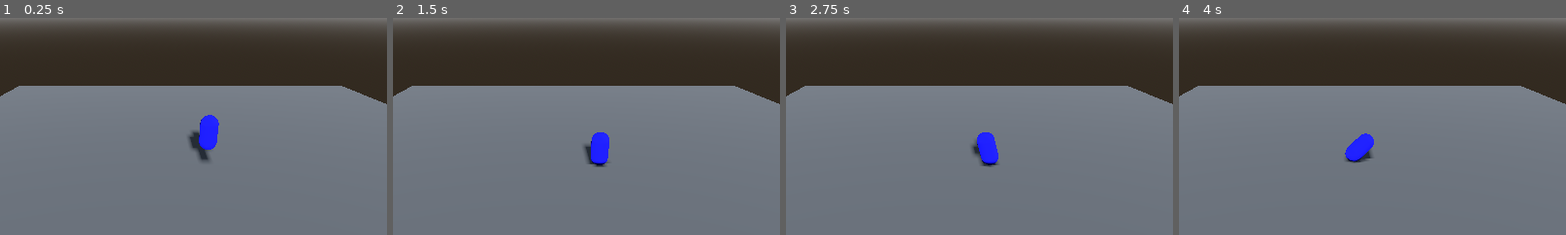
Above: before the commit, frames 1-4 (left to right).
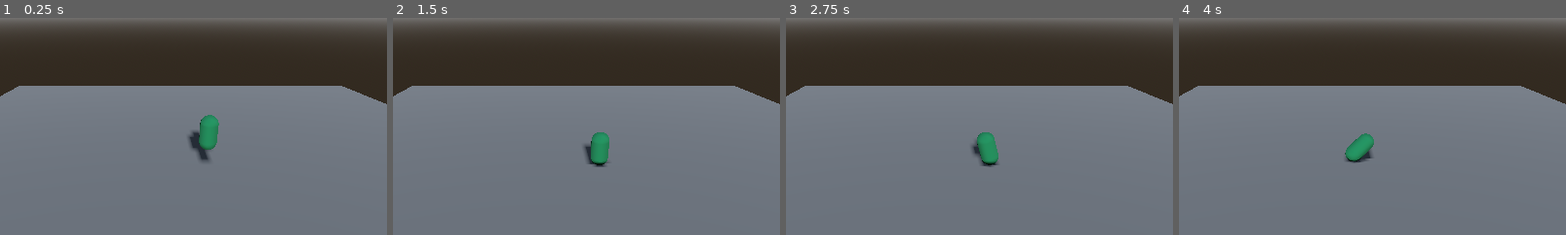
Above: after the commit, the same moments.

Repository: pmdevita/Farmhand
Game: Godot game, scene res://main.tscn
Two runs of this game, one before a commit and one after it. Both use one fixed random seed, a clock stepped at 60 frames per second and the inputs below.
Inputs:
- Up to frame 1 (0.25 s): no input
- Up to frame 2 (1.5 s): hold D (Right) 0.53-1.28 s; tap Enter at 1.25 s; hold S (Backward) from 1.28 s (still down)
- Up to frame 3 (2.75 s): tap Space at 2 s; release S (Backward) at 2.03 s; hold D (Right) from 2.03 s (still down)
- Up to frame 4 (4 s): release D (Right) at 2.78 s; hold W (Forward) 2.78-3.53 s; hold A (Left) from 3.53 s (still down)
The pictures show only the part of the screen within x 30-80%, y 17-67%; the shares and areas given below are measured in that part.

The runs differ from the first frame. In frame 1, 0.7% of the frame differs, in the area x 51-57%, y 44-61%; in frame 2, 0.6%; in frame 3, 0.6%; in frame 4, 0.6%.

Commit message:
Change color of player

Diff:
--- a/main.tscn
+++ b/main.tscn
@@ -12,7 +12,7 @@
 size = Vector3(6.13582, 1, 1)
 
 [sub_resource type="StandardMaterial3D" id="StandardMaterial3D_oq30l"]
-albedo_color = Color(0.0117647, 0, 1, 1)
+albedo_color = Color(0.0509804, 0.4, 0.243137, 1)
 
 [sub_resource type="CapsuleMesh" id="CapsuleMesh_jtg3o"]
 material = SubResource("StandardMaterial3D_oq30l")
